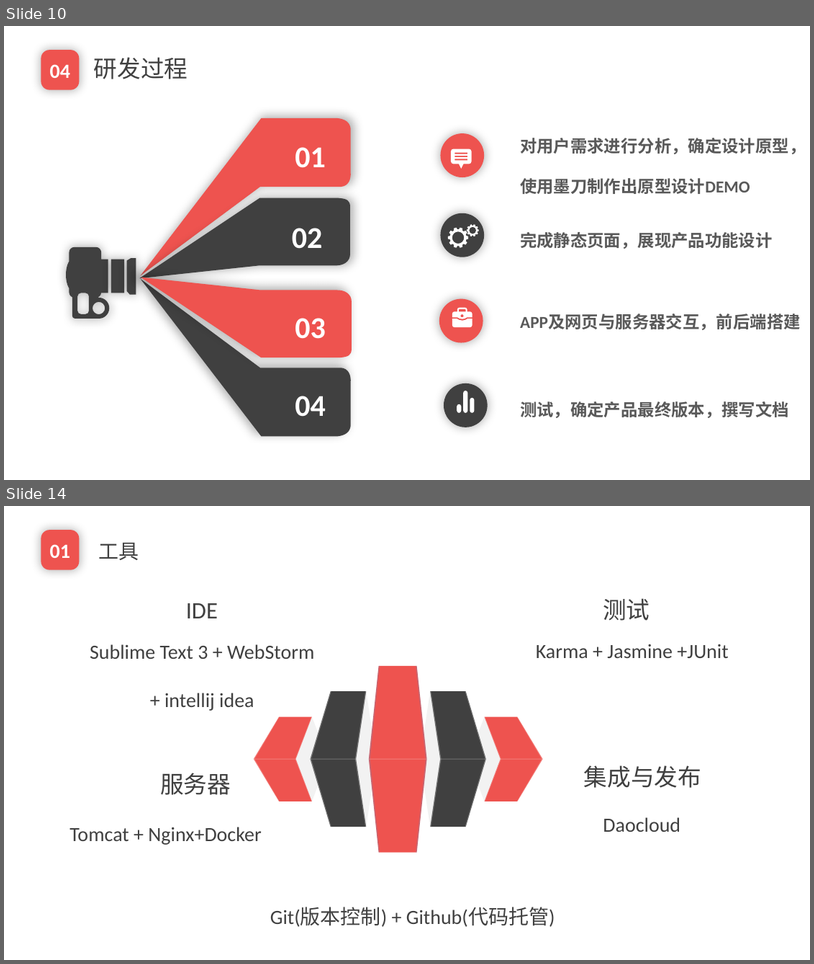
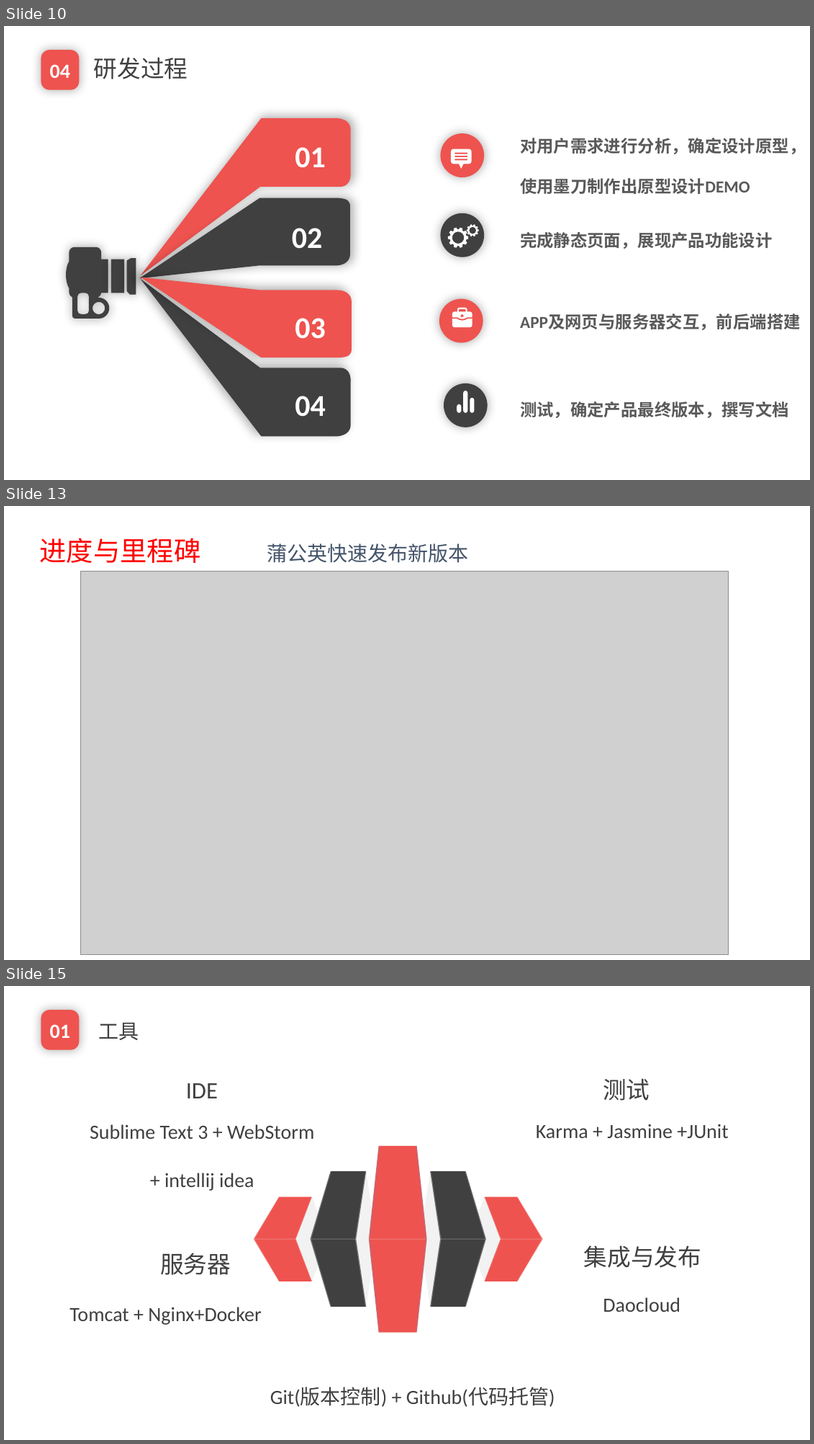
Before and after one commit to EnInternalChat/se2017, a slide deck: doc/3B报告.pptx. Shown one above the other, each under a label of ours: slides 10 and 14 before the commit, slides 10, 13 and 15 after it; the slides between them are not shown. The pictures are 814x964 and 814x1444 pixels, drawn with LibreOffice and Linux fonts; fonts in the diff are those of the drawing; grey boxes stand for pictures; background and template pictures are left out. Boxes give left, top, right and bottom in pixels: in the first picture for what was removed or moved away, otherwise in the second. Text is boxed around its words. In the diff, an @@ line names an element or a change of style, - is before the commit and + after.

```diff
--- a/doc/3B报告.pptx
+++ b/doc/3B报告.pptx
@@ slide 13 added at (4,506,810,960), background picture (left out) @@
@@ text added at (40,538,469,563), 24 pt, text #44546A @@
+进度与里程碑 蒲公英快速发布新版本
@@ picture added at (80,571,729,955) @@
@@ what was slide 14 is now slide 15 @@
```
Also in this commit, not shown: 12 slides changed, 15 slides removed, 1 other file.
